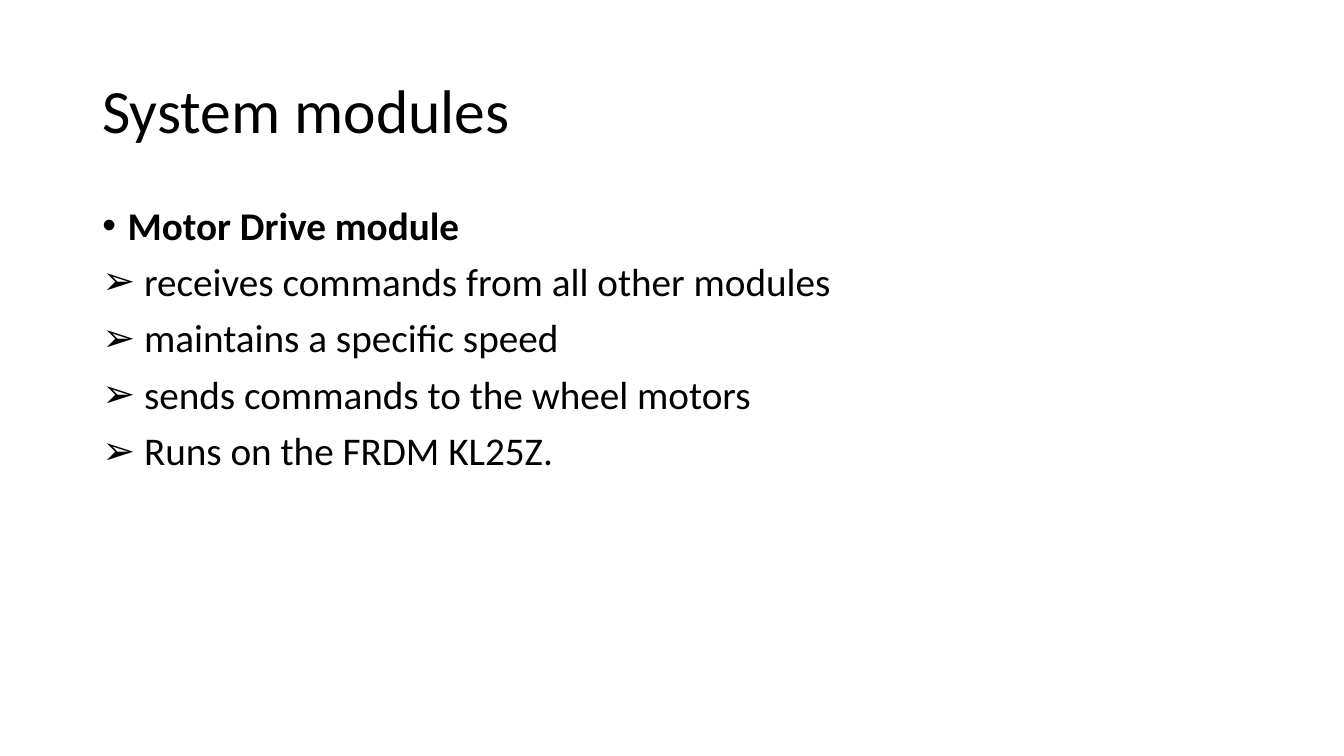
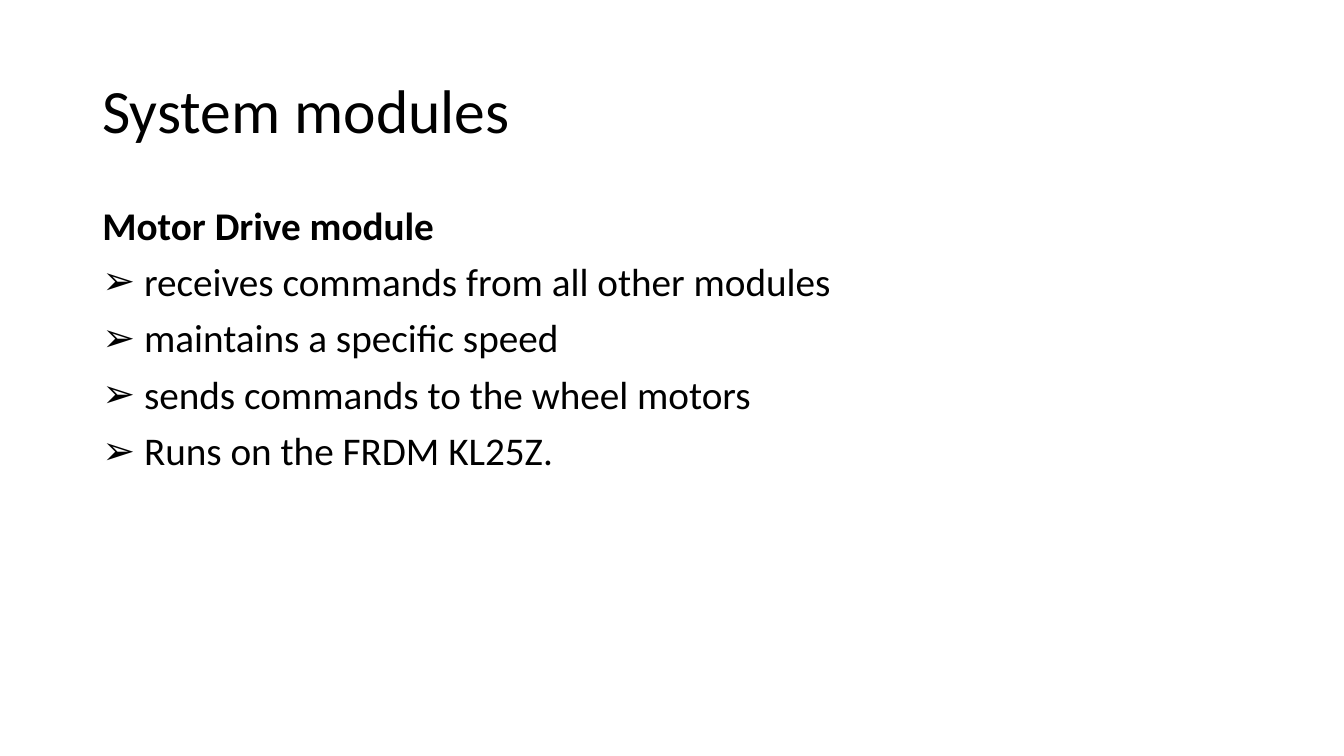
Before and after one commit to hpetre/COEN-6711, a slide deck: slide 6 of Documents/project_proposal_FINAL.pptx. Drawn at 1344x756 pixels with LibreOffice and Linux fonts; fonts in the diff are those of the drawing. Boxes give left, top, right and bottom in pixels: in the first picture for what was removed or moved away, otherwise in the second. Text is boxed around its words. In the diff, an @@ line names an element or a change of style, - is before the commit and + after.

```diff
--- a/Documents/project_proposal_FINAL.pptx
+++ b/Documents/project_proposal_FINAL.pptx
@@ text at box(102, 212, 434, 241): bullet • to none @@
```
Also in this commit, not shown: 3 other slides changed.
